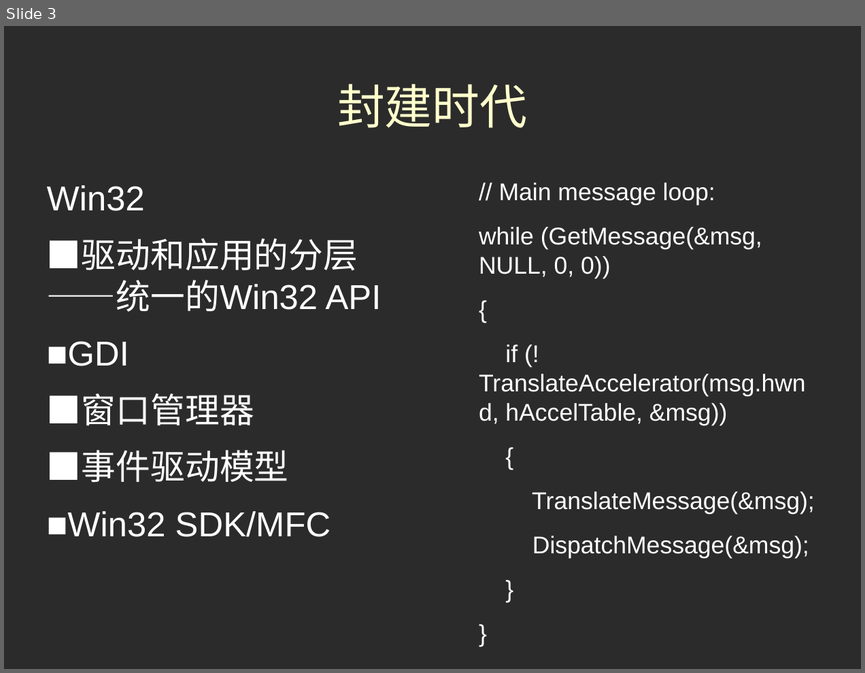
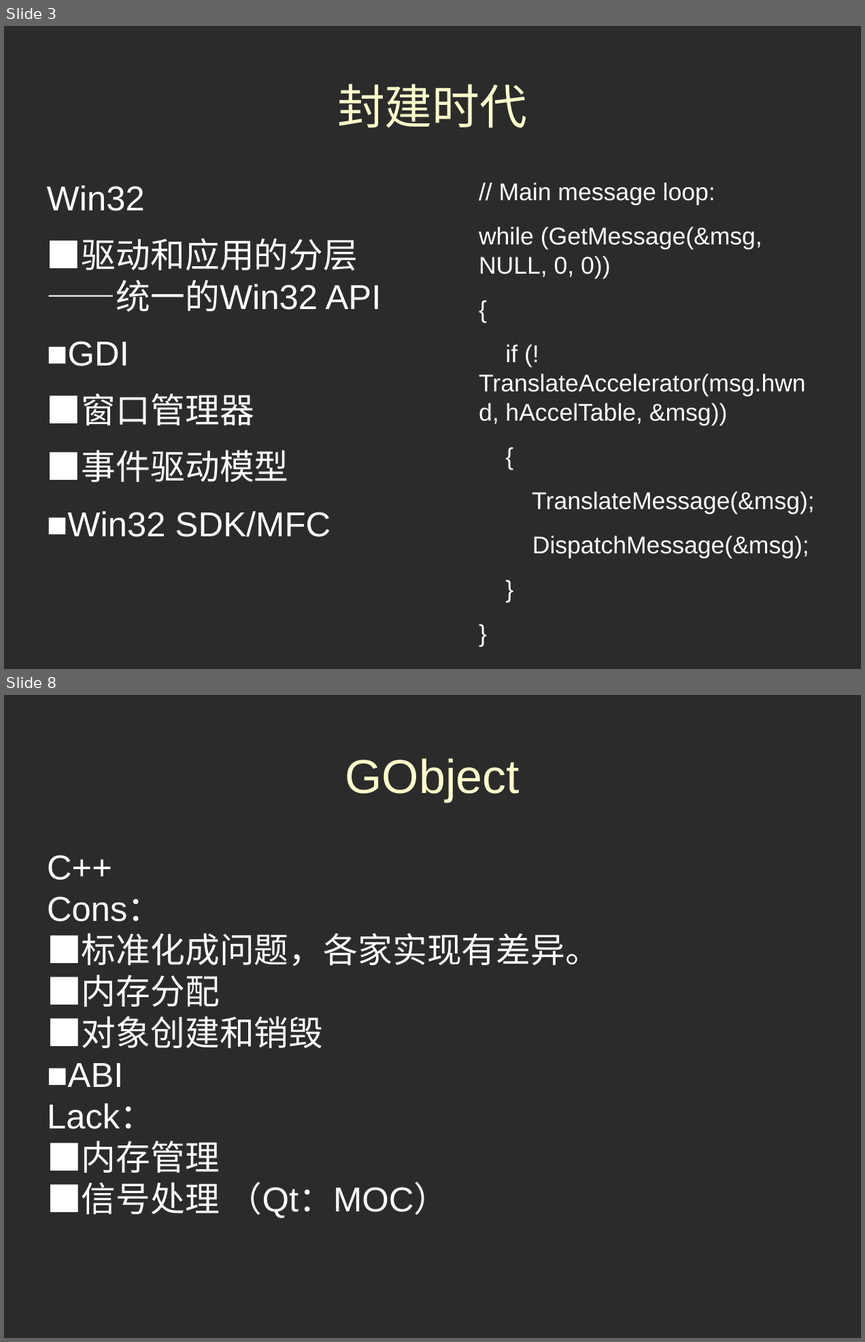
Before and after one commit to antkillerfarm/antkillerfarm_crazy, a slide deck: doc/GUI.odp. Shown one above the other, each under a label of ours: slide 3 before the commit, slides 3 and 8 after it; the slides between them are not shown. The pictures are 865x673 and 865x1342 pixels, drawn with LibreOffice and Linux fonts; fonts in the diff are those of the drawing; background and template pictures are left out; a plain dark background stands for a picture behind light text. Boxes give left, top, right and bottom in pixels: in the first picture for what was removed or moved away, otherwise in the second. Text is boxed around its words. In the diff, an @@ line names an element or a change of style, - is before the commit and + after.

```diff
--- a/doc/GUI.odp
+++ b/doc/GUI.odp
@@ slide 8 added at <box>4,695,861,1338</box>, background picture (left out) @@
@@ title added at <box>345,758,519,802</box>, 44 pt, text #FFFFCC @@
+GObject
@@ text added at <box>47,855,600,1218</box>, 32 pt, text #FFFFFF @@
+C++
+Cons：
+■标准化成问题，各家实现有差异。
+■内存分配
+■对象创建和销毁
+■ABI
+Lack：
+■内存管理
+■信号处理 （Qt：MOC）
```
Also in this commit, not shown: 1 slide changed, 5 other slides added, 1 slide removed.
